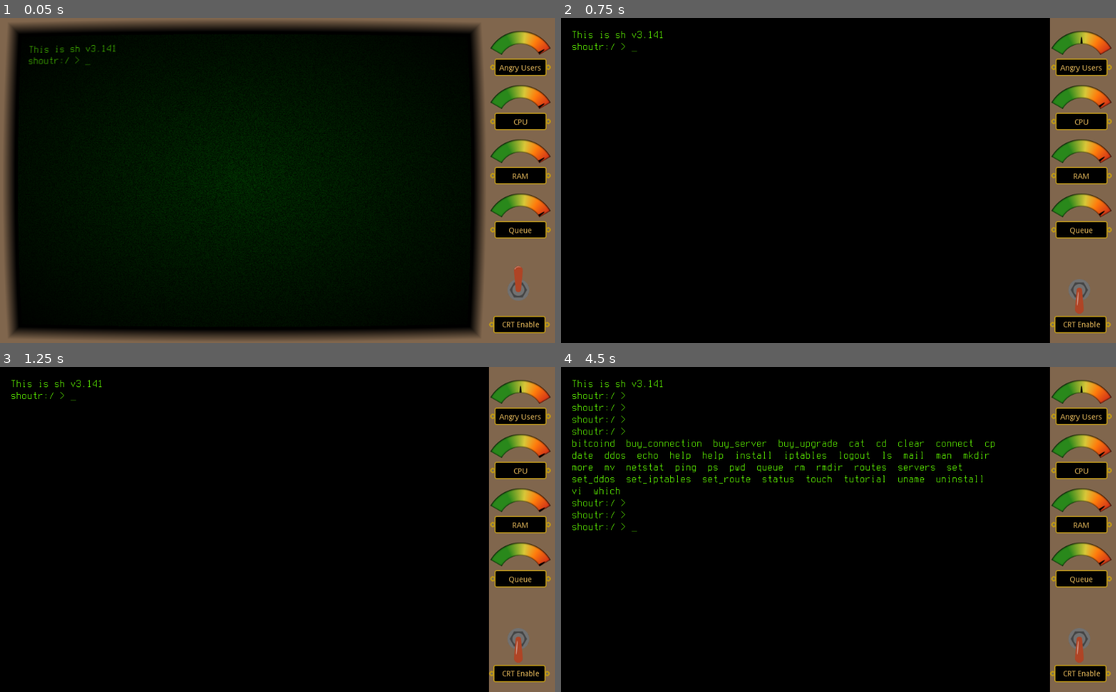
Above: before the commit, frames 1-4 (two rows, left to right).
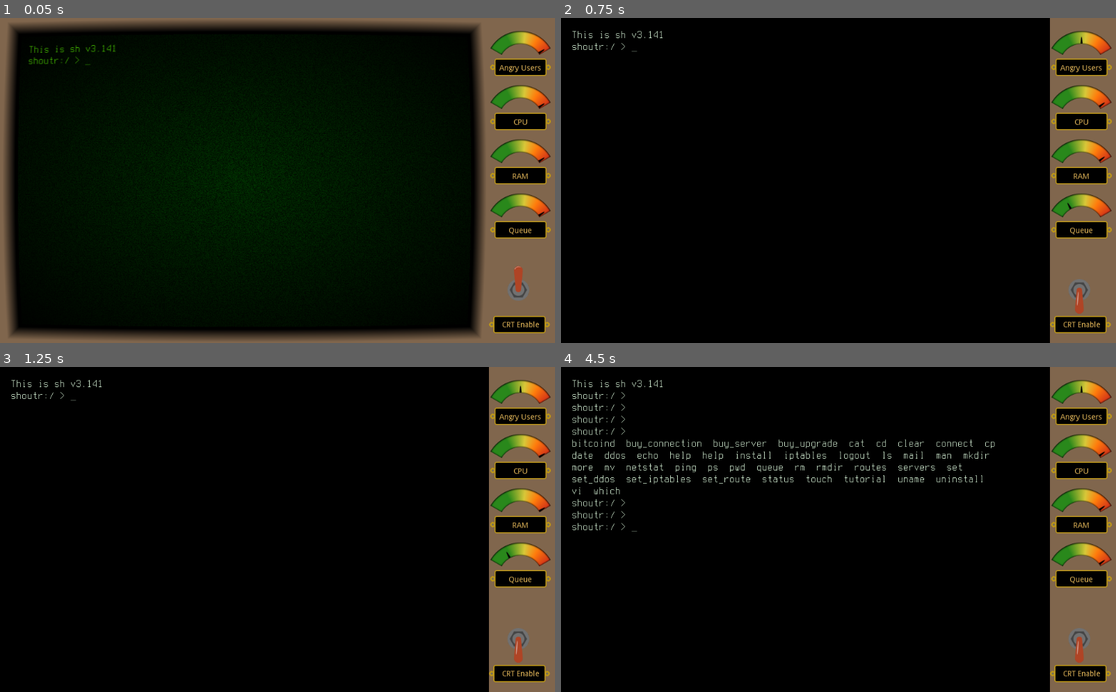
Above: after the commit, the same moments.

Repository: SmBe19/LD46
Game: Godot game, scene res://scn/root.tscn
The game is run twice, just before and just after one commit, with the same random seed, the same clock (stepped at 60 frames per second) and the same inputs.
Inputs (mouse positions are in pixels of both pictures, inside the frame that each line leads up to):
- Up to frame 1 (0.05 s): no input
- Up to frame 2 (0.75 s): click (1077, 291) at 0.5 s
- Up to frame 3 (1.25 s): no input
- Up to frame 4 (4.5 s): tap Enter at 1.25, 2.1, 2.75, 4.25, 4.35 s; hold Right 1.28-2.03 s; tap Backspace at 1.35, 3.6 s; tap Space at 1.52, 2, 2.27, 3.5, 3.77 s; hold Down 2.03-2.78 s; hold Right 2.78-3.53 s; tap Tab at 2.85 s; hold Up 3.53-4.28 s; hold Left from 4.28 s (still down)

Frame 1 is identical in both runs. In frame 2, 0.1% of the frame differs, in the area x 2-98%, y 3-61%; in frame 3, 0.1%; in frame 4, 1.9%, in the area x 2-79%, y 3-51%.
Error in both runs: Invalid get index '0' (on base: 'Nil'). (res://src/cmd/sh.gd:63)

Commit message:
do some display stuff

Diff:
--- a/src/crt_toggle.gd
+++ b/src/crt_toggle.gd
@@ -1,9 +1,14 @@
 extends Button
 
+var original_color
 
 func _ready():
-	pass # Replace with function body.
+	original_color = $"../Terminal/Buffer".get('custom_colors/default_color')
 
 func _toggled(active: bool) -> void:
 	$"../CRT effect".visible = active
+	if active:
+		$"../Terminal/Buffer".set('custom_colors/default_color', original_color)
+	else:
+		$"../Terminal/Buffer".set('custom_colors/default_color', Color(0.8, 0.9, 0.8))
 	pass
--- a/src/root.gd
+++ b/src/root.gd
@@ -110,6 +110,21 @@
 		return true
 	return false
 
+
+func update_displays():
+	var happiness = 0.0
+	for user in UserHandler.users:
+		happiness += user.happiness
+	if len(UserHandler.users) > 0:
+		happiness /= len(UserHandler.users)
+	$"/root/ScnRoot/Angry Users".value = 1 - happiness
+
+	var queue = 0.0
+	for server in servers:
+		queue += float(len(server.input_queue)) / server.queue_length
+	queue /= len(servers)
+	$"/root/ScnRoot/Queue".value = queue
+
 func tick():
 	game_tick += 1
 	for user in UserHandler.users:
@@ -120,14 +135,7 @@
 		server.process_incoming()
 	if game_tick - last_successful_request > LOSE_TICK_WITHOUT_SUCCESS:
 		game_running = false
-
-	var happiness = 0.0
-	for user in UserHandler.users:
-		happiness += user.happiness
-	if len(UserHandler.users) > 0:
-		happiness /= len(UserHandler.users)
-
-	$"/root/ScnRoot/Angry Users".value = 1 - happiness
+	update_displays()
 
 func _process(delta):
 	if not game_running:
